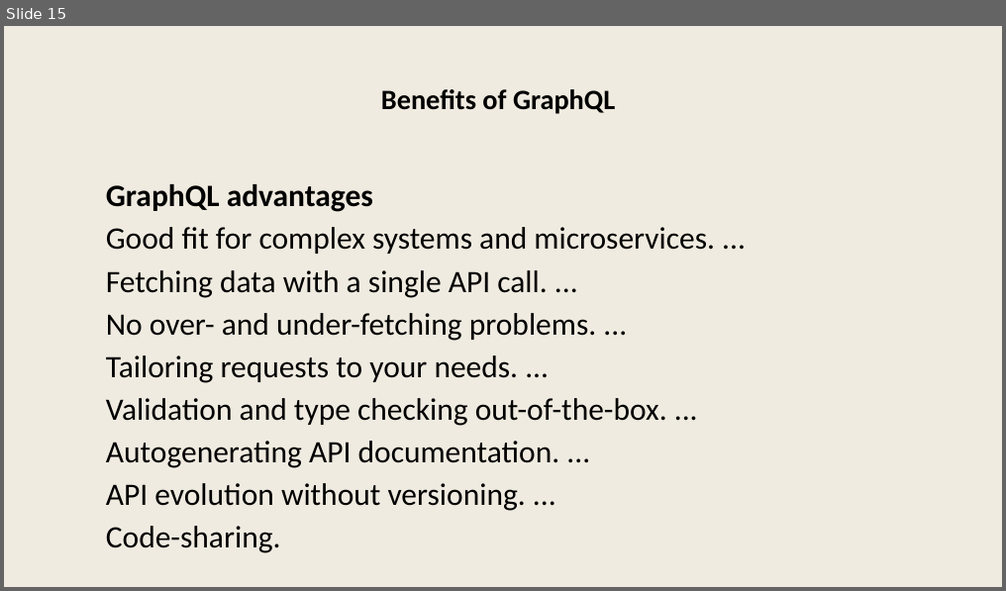
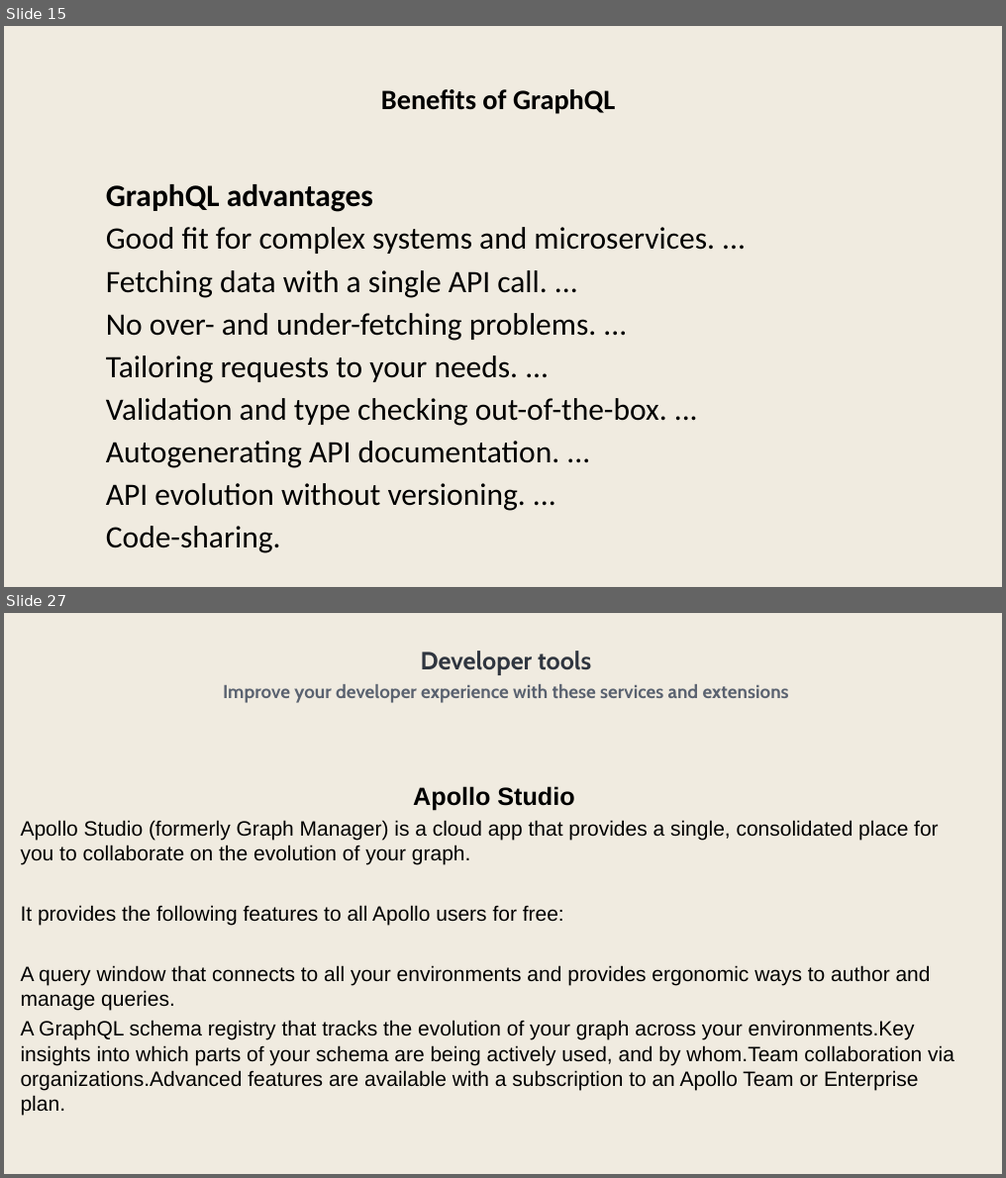
Before and after one commit to dameeta/graphql, a slide deck: graphql.pptx. Shown one above the other, each under a label of ours: slide 15 before the commit, slides 15 and 27 after it; the slides between them are not shown. The pictures are 1006x591 and 1006x1178 pixels, drawn with LibreOffice and Linux fonts; fonts in the diff are those of the drawing. Boxes give left, top, right and bottom in pixels: in the first picture for what was removed or moved away, otherwise in the second. Text is boxed around its words. In the diff, an @@ line names an element or a change of style, - is before the commit and + after.

```diff
--- a/graphql.pptx
+++ b/graphql.pptx
@@ slide 27 added at [4,613,1002,1174], background #F0EBE0 @@
@@ text added at [223,651,789,703], 36 pt, text #5A6270, bold @@
+Developer tools
+Improve your developer experience with these services and extensions
@@ text added at [21,786,954,1116], 40 pt, text #000000 @@
+Apollo Studio
+Apollo Studio (formerly Graph Manager) is a cloud app that provides a single, consolidated place for you to collaborate on the evolution of your graph.
+It provides the following features to all Apollo users for free:
+A query window that connects to all your environments and provides ergonomic ways to author and manage queries.
+A GraphQL schema registry that tracks the evolution of your graph across your environments.Key insights into which parts of your schema are being actively used, and by whom.Team collaboration via organizations.Advanced features are available with a subscription to an Apollo Team or Enterprise plan.
```
Also in this commit, not shown: 2 slides changed, 38 other slides added, 1 other file.
